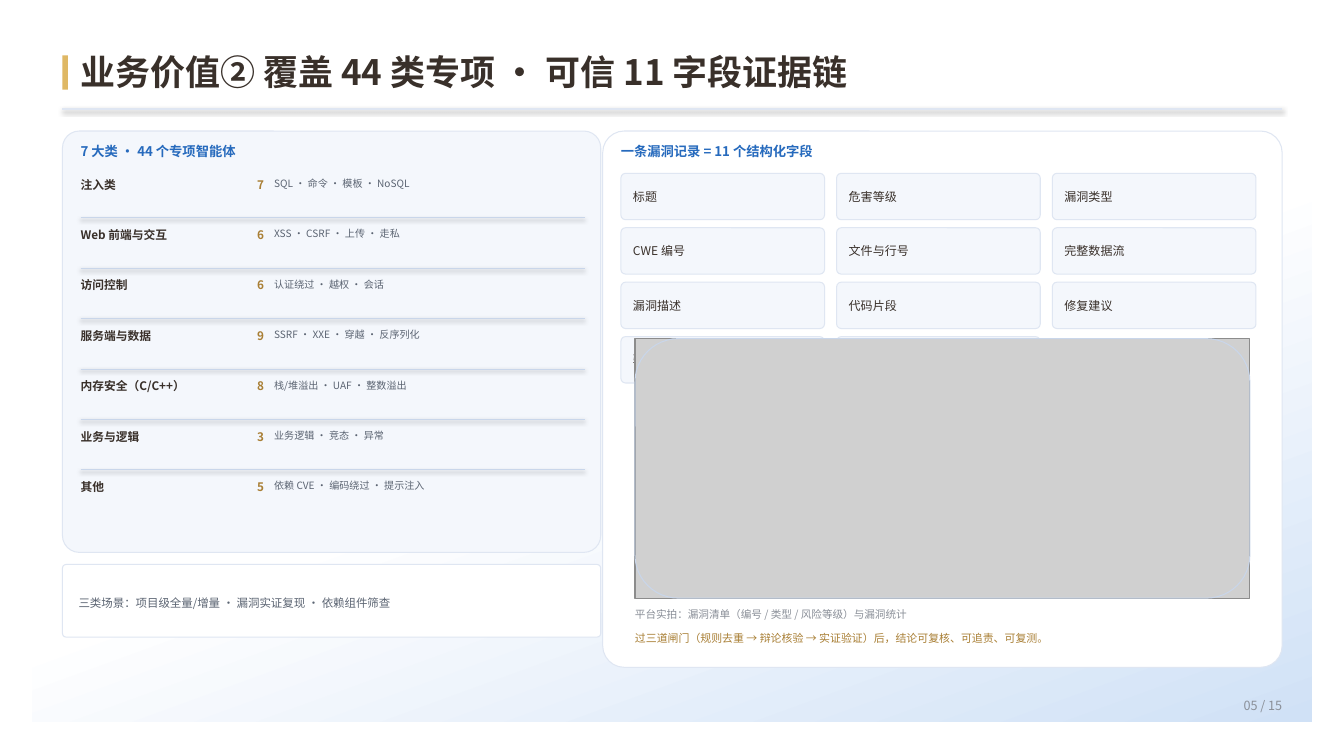
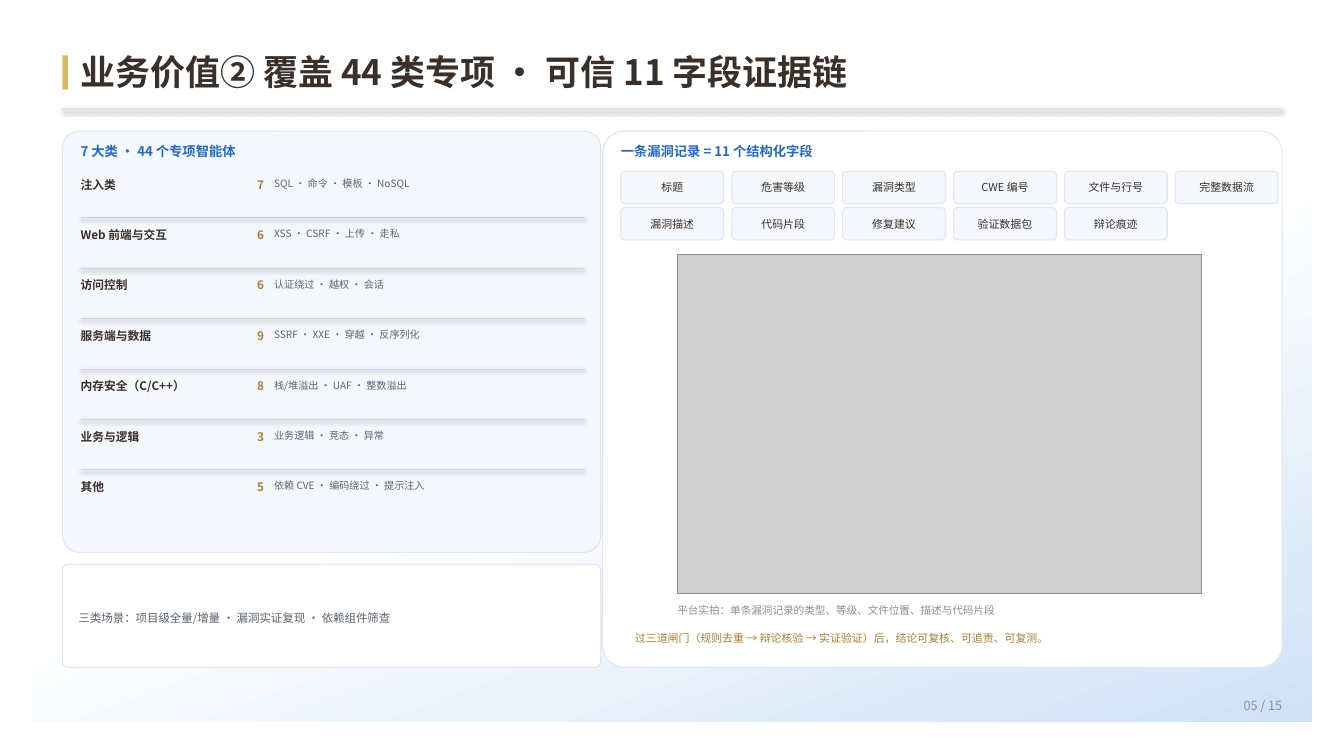
Before and after one commit to Xh12321/123, a slide deck: slide 5 of 源代码审计智能体-4分钟版.pptx. Drawn at 1344x756 pixels with LibreOffice and Linux fonts; fonts in the diff are those of the drawing; grey boxes stand for pictures; background and template pictures are left out. Boxes give left, top, right and bottom in pixels: in the first picture for what was removed or moved away, otherwise in the second. Text is boxed around its words. In the diff, an @@ line names an element or a change of style, - is before the commit and + after.

Commit message:
P5 改为单条漏洞详情实拍：11 字段压成两行 chips，腾出空间放 case_idor

```diff
--- a/源代码审计智能体-4分钟版.pptx
+++ b/源代码审计智能体-4分钟版.pptx
@@ text "标题": place and size @@
-text "标题" at bbox=[633, 191, 657, 202]
+text "标题" at bbox=[661, 182, 683, 192]
@@ rounded rectangle: place and size @@
-rounded rectangle at bbox=[621, 173, 825, 220]
+rounded rectangle at bbox=[621, 171, 724, 204]
@@ text "危害等级": place and size @@
-text "危害等级" at bbox=[849, 191, 897, 202]
+text "危害等级" at bbox=[761, 182, 805, 192]
@@ rounded rectangle: place and size @@
-rounded rectangle at bbox=[837, 173, 1041, 220]
+rounded rectangle at bbox=[732, 171, 835, 204]
@@ text "漏洞类型": place and size @@
-text "漏洞类型" at bbox=[1064, 191, 1112, 202]
+text "漏洞类型" at bbox=[872, 182, 916, 192]
@@ rounded rectangle: place and size @@
-rounded rectangle at bbox=[1053, 173, 1256, 220]
+rounded rectangle at bbox=[843, 171, 946, 204]
@@ text "CWE 编号": place and size @@
-text "CWE 编号" at bbox=[633, 245, 685, 256]
+text "CWE 编号" at bbox=[981, 182, 1029, 192]
@@ rounded rectangle: place and size @@
-rounded rectangle at bbox=[621, 228, 825, 274]
+rounded rectangle at bbox=[954, 171, 1057, 204]
@@ text "文件与行号": place and size @@
-text "文件与行号" at bbox=[849, 245, 909, 256]
+text "文件与行号" at bbox=[1089, 182, 1144, 192]
@@ rounded rectangle: place and size @@
-rounded rectangle at bbox=[837, 228, 1041, 274]
+rounded rectangle at bbox=[1065, 171, 1168, 204]
@@ text "完整数据流": place and size @@
-text "完整数据流" at bbox=[1064, 245, 1124, 256]
+text "完整数据流" at bbox=[1199, 182, 1254, 192]
@@ rounded rectangle: place and size @@
-rounded rectangle at bbox=[1053, 228, 1256, 274]
+rounded rectangle at bbox=[1176, 171, 1278, 204]
@@ text "漏洞描述": place and size @@
-text "漏洞描述" at bbox=[633, 300, 681, 311]
+text "漏洞描述" at bbox=[650, 219, 694, 229]
@@ rounded rectangle: place and size @@
-rounded rectangle at bbox=[621, 282, 825, 329]
+rounded rectangle at bbox=[621, 208, 724, 240]
@@ text "代码片段": place and size @@
-text "代码片段" at bbox=[849, 300, 897, 311]
+text "代码片段" at bbox=[761, 219, 805, 229]
@@ rounded rectangle: place and size @@
-rounded rectangle at bbox=[837, 282, 1041, 329]
+rounded rectangle at bbox=[732, 208, 835, 240]
@@ text "修复建议": place and size @@
-text "修复建议" at bbox=[1064, 300, 1112, 311]
+text "修复建议" at bbox=[872, 219, 916, 229]
@@ rounded rectangle: place and size @@
-rounded rectangle at bbox=[1053, 282, 1256, 329]
+rounded rectangle at bbox=[843, 208, 946, 240]
@@ text "验证数据包": place and size @@
-text "验证数据包" at bbox=[633, 352, 693, 368]
+text "验证数据包" at bbox=[978, 219, 1033, 229]
@@ rounded rectangle: place and size @@
-rounded rectangle at bbox=[621, 337, 825, 383]
+rounded rectangle at bbox=[954, 208, 1057, 240]
@@ size 8.6 to 7.8 pt; alignment left to centre in 11 elements at bbox=[661, 182, 683, 192], bbox=[761, 182, 805, 192], bbox=[1199, 182, 1254, 192], bbox=[650, 219, 694, 229], bbox=[872, 182, 916, 192], bbox=[1089, 182, 1144, 192], bbox=[761, 219, 805, 229], bbox=[981, 182, 1029, 192], bbox=[872, 219, 916, 229], bbox=[978, 219, 1033, 229], bbox=[1094, 219, 1138, 229] @@
@@ text "辩论痕迹": place and size @@
-text "辩论痕迹" at bbox=[849, 337, 1030, 383]
+text "辩论痕迹" at bbox=[1094, 219, 1138, 229]
@@ proportions changed in 11 elements at bbox=[621, 171, 724, 204], bbox=[732, 171, 835, 204], bbox=[1176, 171, 1278, 204], bbox=[621, 208, 724, 240], bbox=[843, 171, 946, 204], bbox=[1065, 171, 1168, 204], bbox=[732, 208, 835, 240], bbox=[954, 171, 1057, 204], bbox=[843, 208, 946, 240], bbox=[954, 208, 1057, 240], bbox=[1065, 208, 1168, 240] @@
@@ rounded rectangle: place and size @@
-rounded rectangle at bbox=[837, 337, 1041, 383]
+rounded rectangle at bbox=[1065, 208, 1168, 240]
@@ picture: place and size @@
-picture at bbox=[635, 339, 1250, 598]
+picture at bbox=[678, 254, 1202, 594]
@@ rounded rectangle removed at bbox=[635, 339, 1250, 598] @@
@@ rounded rectangle: place and size @@
-rounded rectangle at bbox=[63, 565, 601, 637]
+rounded rectangle at bbox=[63, 565, 601, 667]
@@ text "三类场景：项目级全量/增量 · 漏洞实证复现 · 依赖组件筛查": place and size @@
-text "三类场景：项目级全量/增量 · 漏洞实证复现 · 依赖组件筛查" at bbox=[79, 597, 391, 609]
+text "三类场景：项目级全量/增量 · 漏洞实证复现 · 依赖组件筛查" at bbox=[79, 612, 391, 624]
@@ text at bbox=[677, 605, 994, 615]: text changed @@
-平台实拍：漏洞清单（编号 / 类型 / 风险等级）与漏洞统计
+平台实拍：单条漏洞记录的类型、等级、文件位置、描述与代码片段
```
Also in this commit, not shown: 3 other files.
